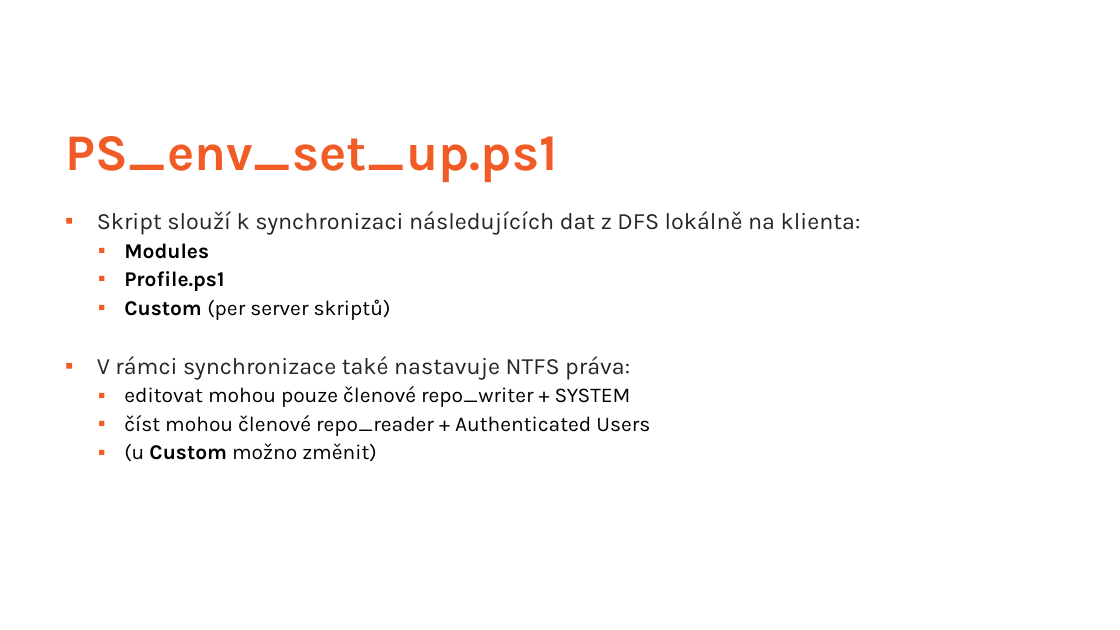
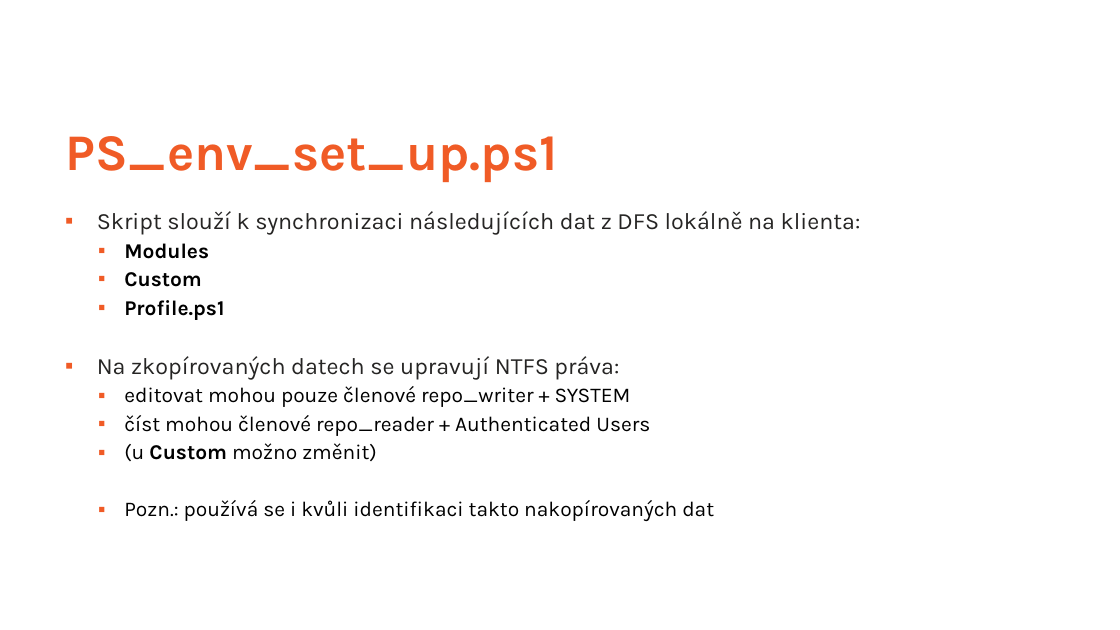
Before and after one commit to ztrhgf/Powershell_CICD_repository, a slide deck: slide 36 of WUG slajdy.pptx (slide 32 before the commit). Drawn at 1120x630 pixels with LibreOffice and Linux fonts; fonts in the diff are those of the drawing; background and template pictures are left out. Boxes give left, top, right and bottom in pixels: in the first picture for what was removed or moved away, otherwise in the second. Text is boxed around its words. In the diff, an @@ line names an element or a change of style, - is before the commit and + after.

```diff
--- a/WUG slajdy.pptx
+++ b/WUG slajdy.pptx
@@ text at [124,272,202,287]: paragraph added @@
+  ▪ Custom
@@ text at [97,356,619,379]: text changed @@
-  ▪ Custom (per server skriptů)
-▪ V rámci synchronizace také nastavuje NTFS práva:
+▪ Na zkopírovaných datech se upravují NTFS práva:
@@ text at [124,500,714,521]: paragraph added @@
+  ▪ Pozn.: používá se i kvůli identifikaci takto nakopírovaných dat
```
Also in this commit, not shown: 30 other slides changed, 4 slides added, 1 slide removed.
